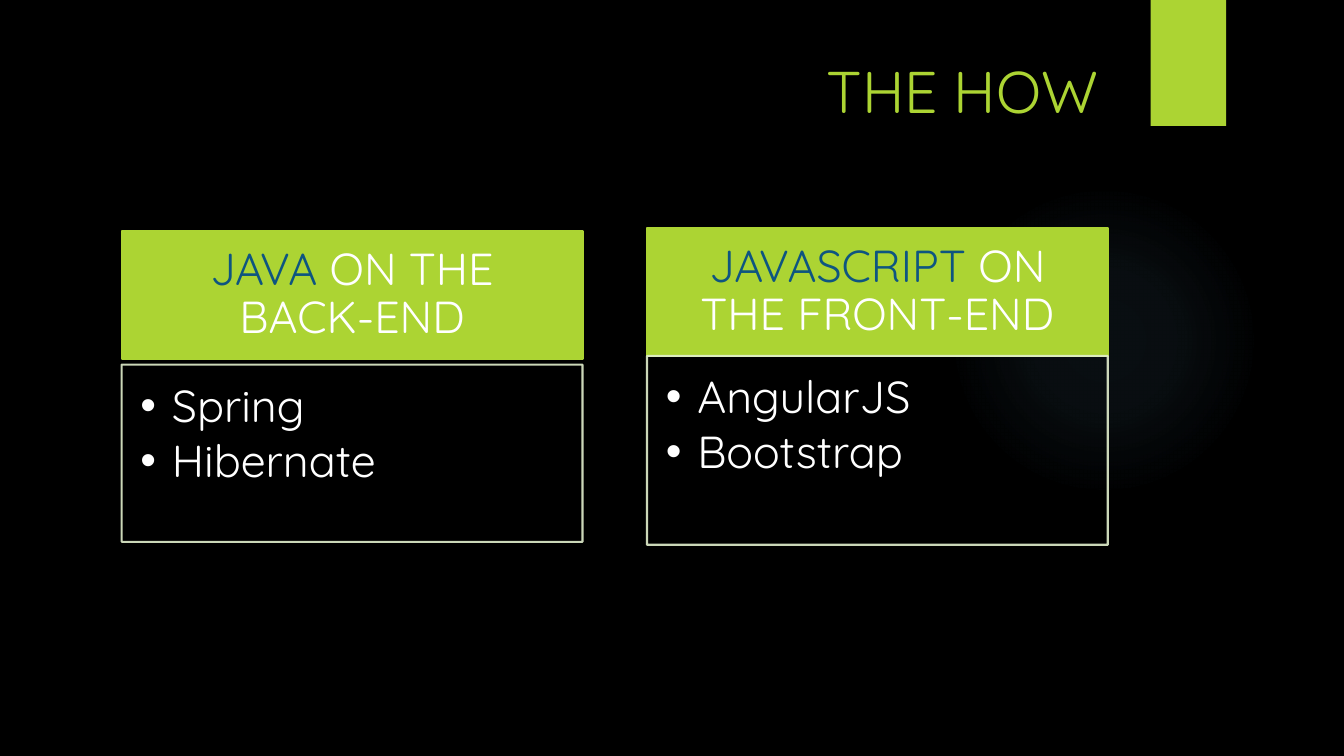
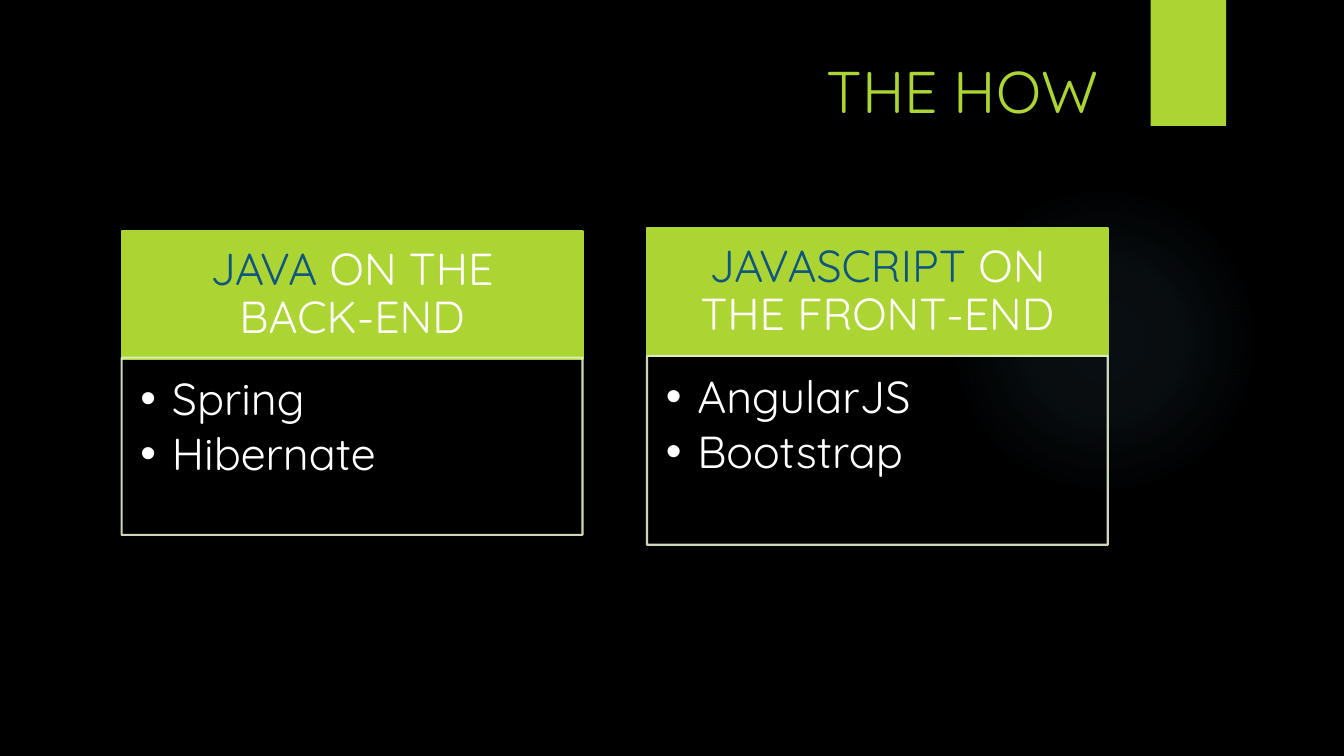
Before and after one commit to paladin952/cwmd, a slide deck: slide 3 of docs/documentation/CWMS.pptx. Drawn at 1344x756 pixels with LibreOffice and Linux fonts; fonts in the diff are those of the drawing; background and template pictures are left out. Boxes give left, top, right and bottom in pixels: in the first picture for what was removed or moved away, otherwise in the second. Text is boxed around its words. In the diff, an @@ line names an element or a change of style, - is before the commit and + after.

Commit message:
Tweaked presentation

```diff
--- a/docs/documentation/CWMS.pptx
+++ b/docs/documentation/CWMS.pptx
@@ text "Spring": place and size @@
-text "Spring" at box(172, 390, 376, 478)
+text "Spring" at box(172, 383, 376, 471)
@@ rectangle: place and size @@
-rectangle at box(122, 365, 583, 542)
+rectangle at box(122, 358, 583, 535)
```
